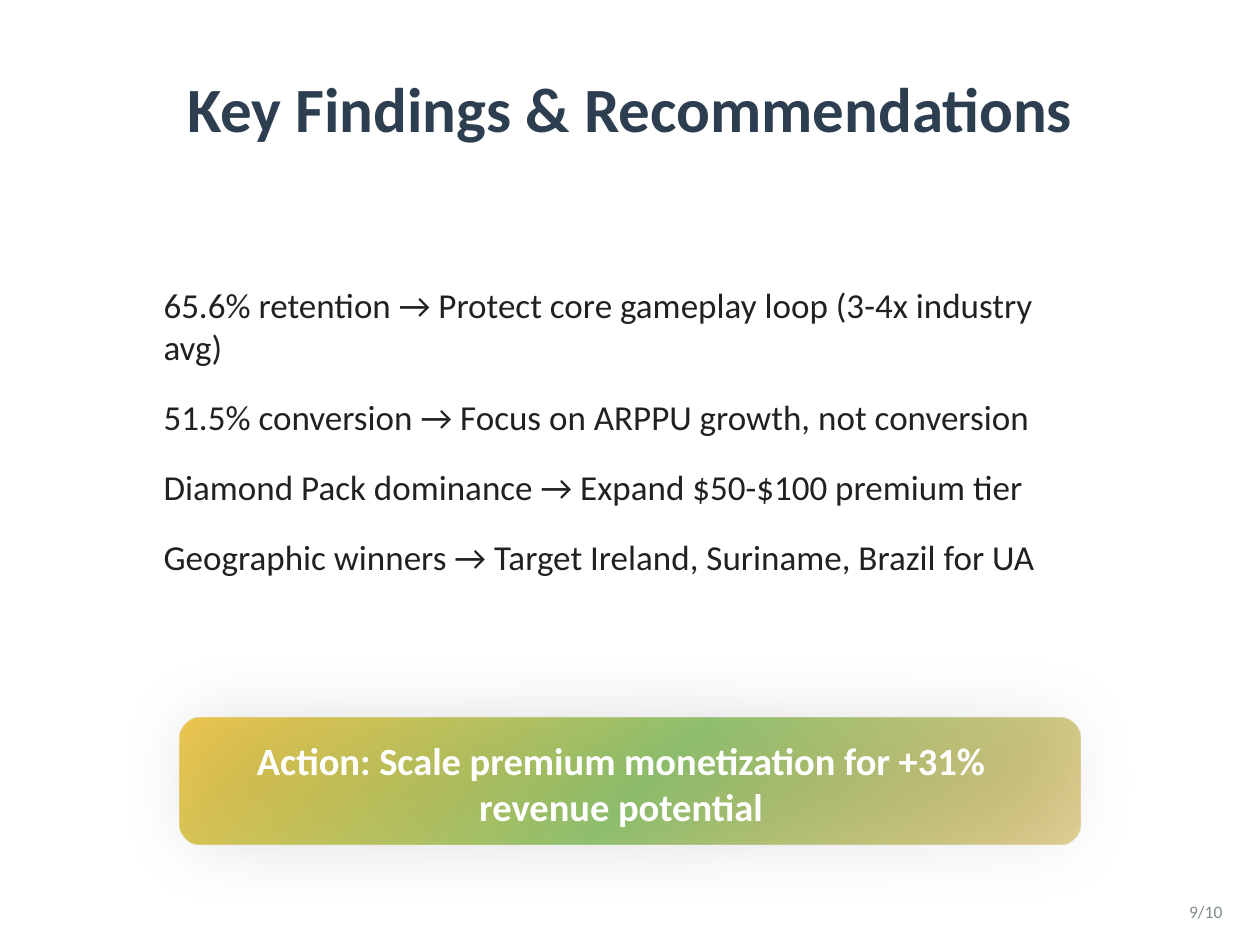
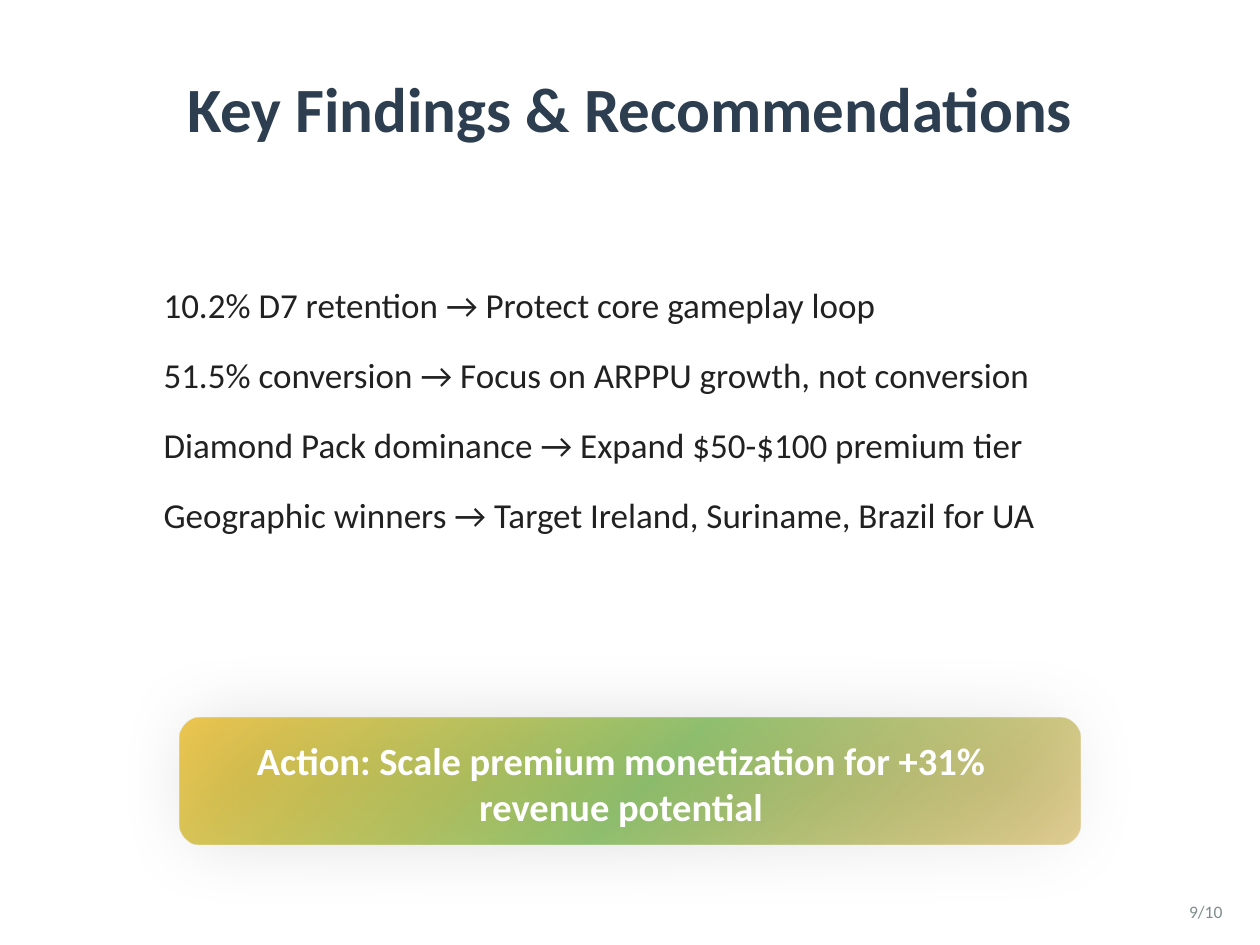
Before and after one commit to yiwei79/GameData_Analysis_Projects, a slide deck: slide 11 of Delivery 1 KPIs/Deliverables/To Deliver/Game_Analytics_Presentation.pptx (slide 9 before the commit). Drawn at 1260x945 pixels with LibreOffice and Linux fonts; fonts in the diff are those of the drawing. Boxes give left, top, right and bottom in pixels: in the first picture for what was removed or moved away, otherwise in the second. Text is boxed around its words. In the diff, an @@ line names an element or a change of style, - is before the commit and + after.

```diff
--- a/Delivery 1 KPIs/Deliverables/To Deliver/Game_Analytics_Presentation.pptx
+++ b/Delivery 1 KPIs/Deliverables/To Deliver/Game_Analytics_Presentation.pptx
@@ text at [164, 293, 875, 324]: text changed @@
-65.6% retention → Protect core gameplay loop (3-4x industry avg)
+10.2% D7 retention → Protect core gameplay loop
```
Also in this commit, not shown: 3 other slides changed, 2 slides added, 19 other files.
